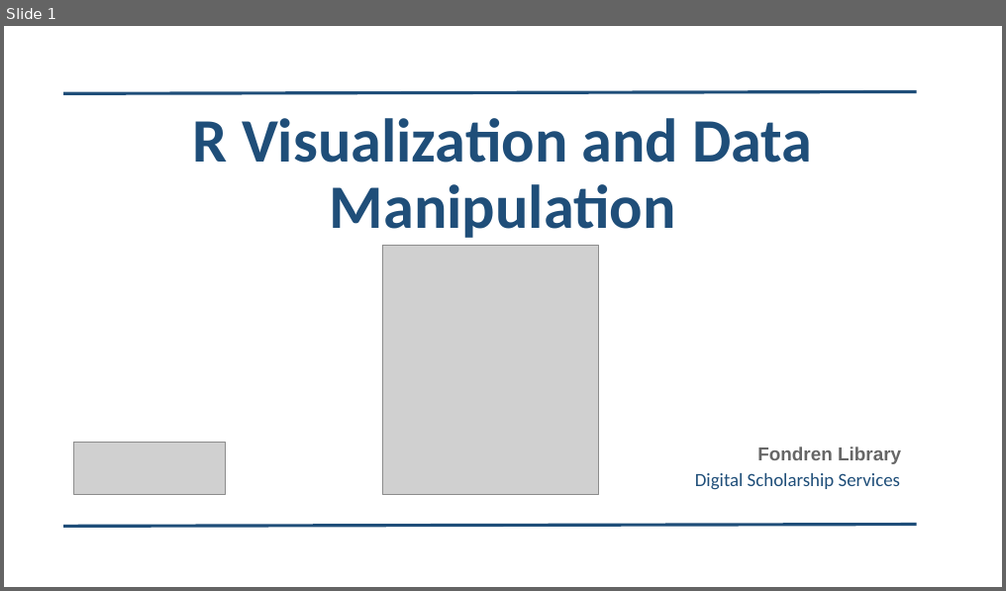
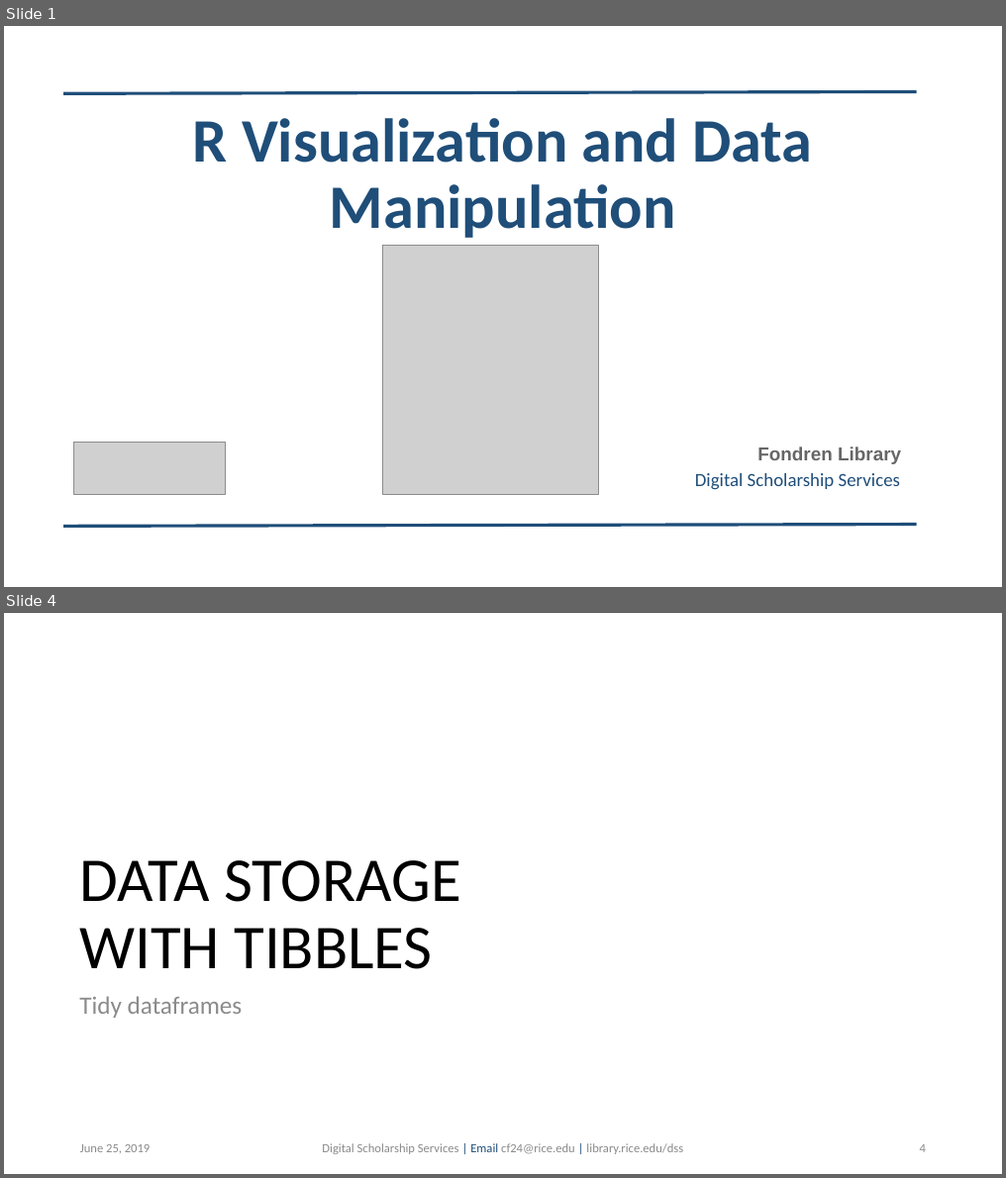
Before and after one commit to bakitybacon/rice-data-and-donuts, a slide deck: Rviz/R Visualization and Data Manipulation.pptx. Shown one above the other, each under a label of ours: slide 1 before the commit, slides 1 and 4 after it; the slides between them are not shown. The pictures are 1006x591 and 1006x1178 pixels, drawn with LibreOffice and Linux fonts; fonts in the diff are those of the drawing; grey boxes stand for pictures; background and template pictures are left out. Boxes give left, top, right and bottom in pixels: in the first picture for what was removed or moved away, otherwise in the second. Text is boxed around its words. In the diff, an @@ line names an element or a change of style, - is before the commit and + after.

```diff
--- a/Rviz/R Visualization and Data Manipulation.pptx
+++ b/Rviz/R Visualization and Data Manipulation.pptx
@@ slide 4 added at <box>4,613,1002,1174</box>, background #FFFFFF @@
@@ title added at <box>79,861,461,969</box>, 60 pt, text #000000 @@
+DATA STORAGE
+WITH TIBBLES
@@ text added at <box>79,996,243,1018</box>, 24 pt, text #8C8C8C @@
+Tidy dataframes
@@ text added at <box>80,1145,151,1154</box>, 12 pt, text #8C8C8C @@
+June 25, 2019
@@ text added at <box>322,1144,683,1155</box>, 12 pt, text #8C8C8C @@
+Digital Scholarship Services | Email cf24@rice.edu | library.rice.edu/dss
@@ page number added at <box>920,1145,926,1153</box>, 12 pt, text #8C8C8C @@
+4
```
Also in this commit, not shown: 7 slides changed, 5 other slides added, 1 other file.
